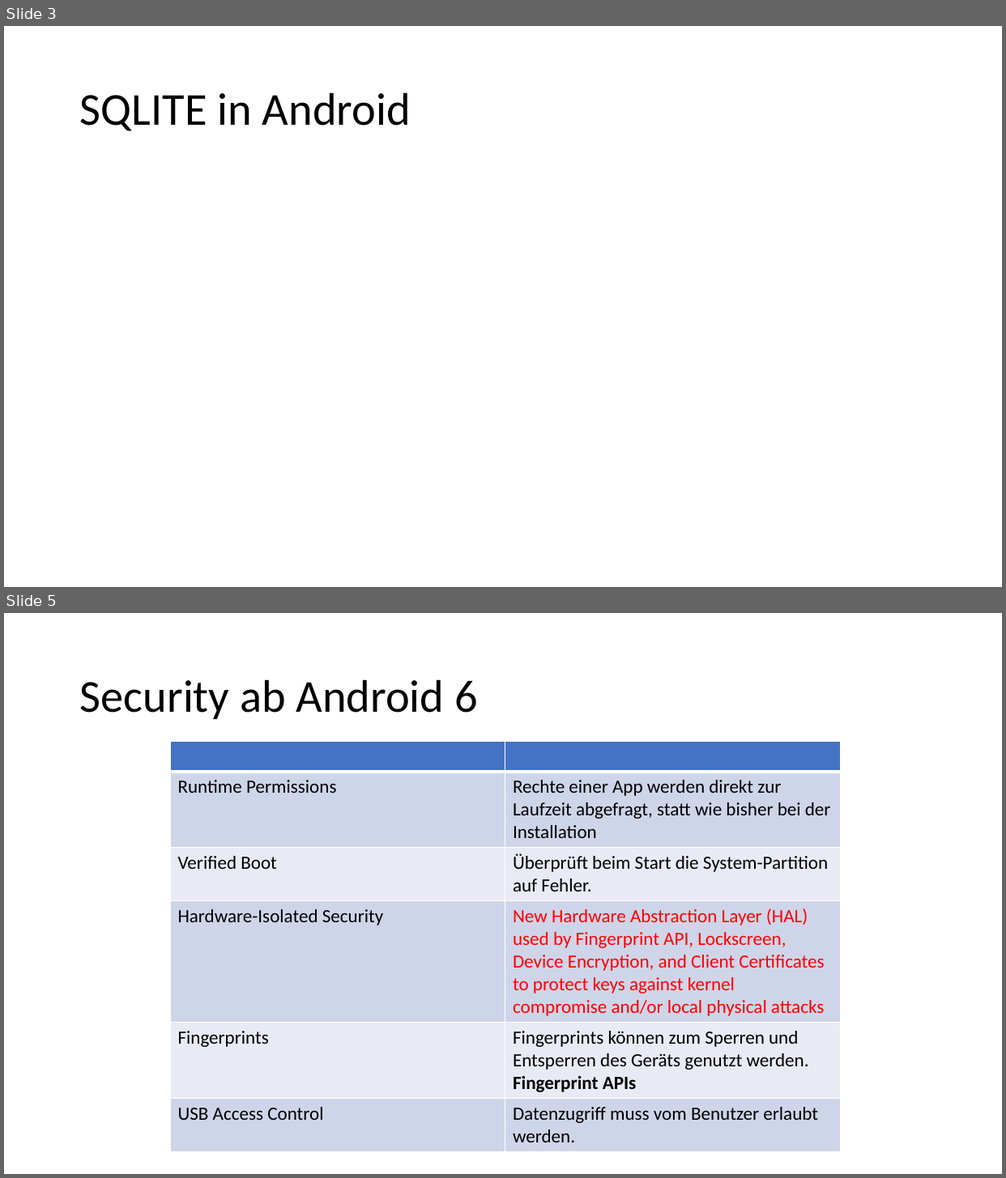
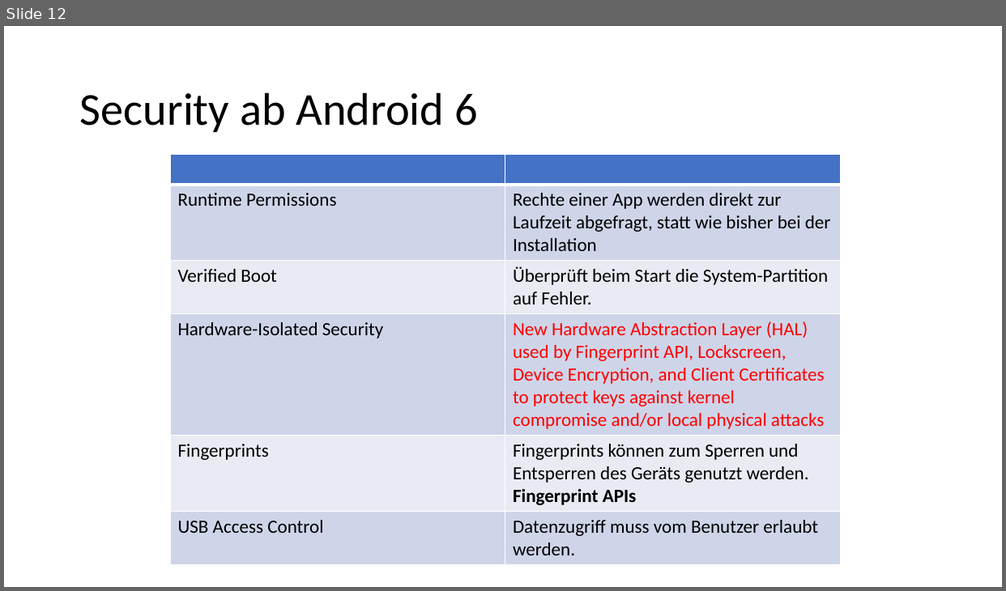
Before and after one commit to EricBuchinger/NVS_Referat, a slide deck: Android Panzenboeck.pptx. Shown one above the other, each under a label of ours: slides 3 and 5 before the commit, slide 12 after it; the slides between them are not shown. The pictures are 1006x1178 and 1006x591 pixels, drawn with LibreOffice and Linux fonts; fonts in the diff are those of the drawing. Boxes give left, top, right and bottom in pixels: in the first picture for what was removed or moved away, otherwise in the second. Text is boxed around its words. In the diff, an @@ line names an element or a change of style, - is before the commit and + after.

```diff
--- a/Android Panzenboeck.pptx
+++ b/Android Panzenboeck.pptx
@@ slide 3 removed at (x1=4, y1=26, x2=1002, y2=587), background #FFFFFF @@
@@ title removed at (x1=80, y1=92, x2=411, y2=131) @@
-SQLITE in Android
@@ what was slide 5 is now slide 12 @@
```
Also in this commit, not shown: 2 slides changed, 10 slides added, 1 other slide removed, 4 other files.
